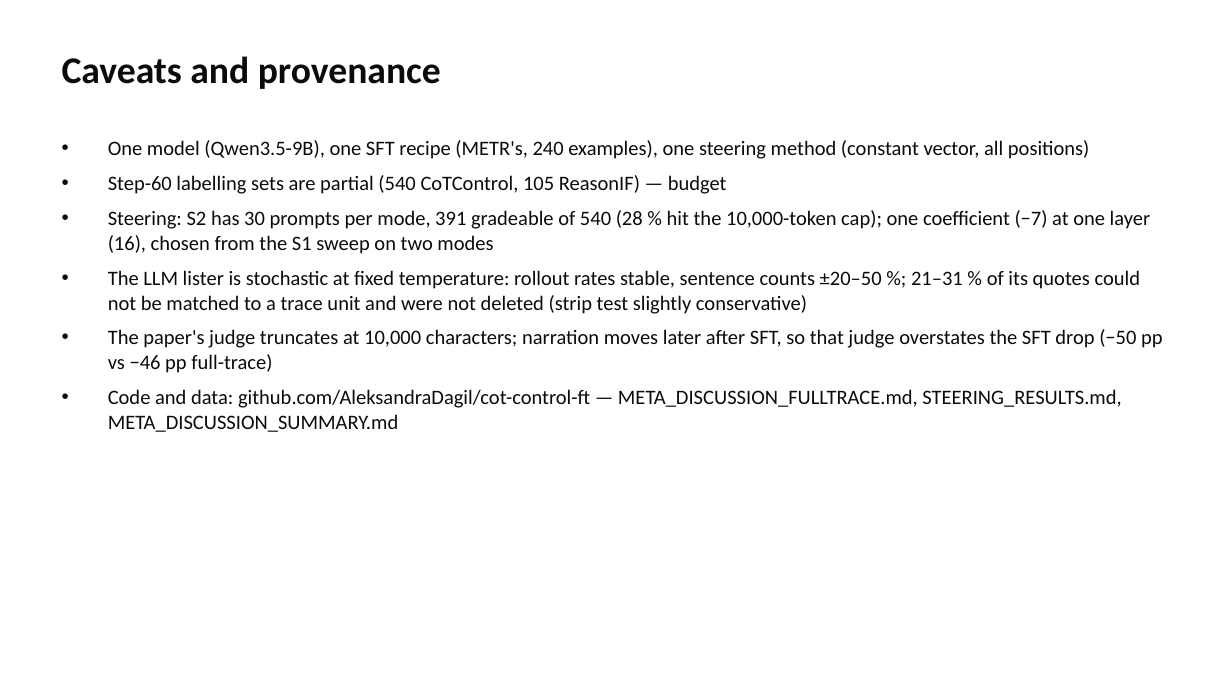
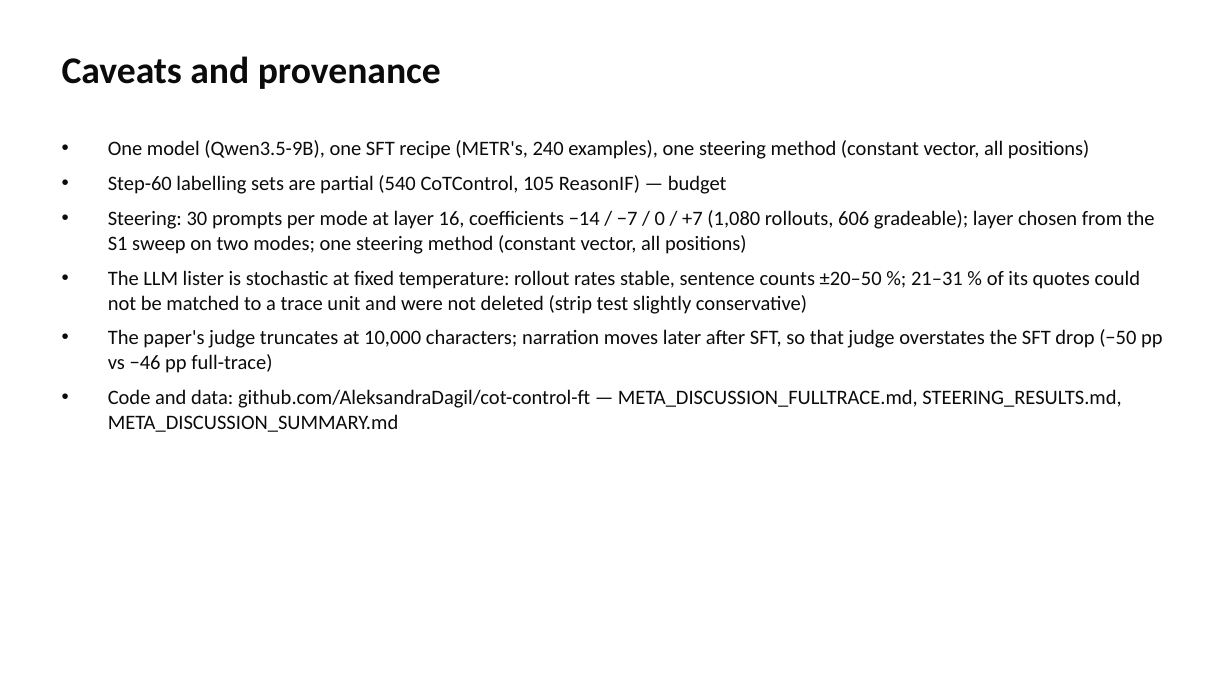
Before and after one commit to kleopatra102/cot-control-ft, a slide deck: slide 15 of META_DISCUSSION_SUMMARY.pptx. Drawn at 1232x693 pixels with LibreOffice and Linux fonts; fonts in the diff are those of the drawing. Boxes give left, top, right and bottom in pixels: in the first picture for what was removed or moved away, otherwise in the second. Text is boxed around its words. In the diff, an @@ line names an element or a change of style, - is before the commit and + after.

```diff
--- a/META_DISCUSSION_SUMMARY.pptx
+++ b/META_DISCUSSION_SUMMARY.pptx
@@ text at (108,210,1155,254): text changed @@
-• Steering: S2 has 30 prompts per mode, 391 gradeable of 540 (28 % hit the 10,000-token cap); one coefficient (−7) at one layer (16), chosen from the S1 sweep on two modes
+• Steering: 30 prompts per mode at layer 16, coefficients −14 / −7 / 0 / +7 (1,080 rollouts, 606 gradeable); layer chosen from the S1 sweep on two modes; one steering method (constant vector, all positions)
```
Also in this commit, not shown: 1 other slide changed, 1 slide added, 1 slide removed, 10 other files.
